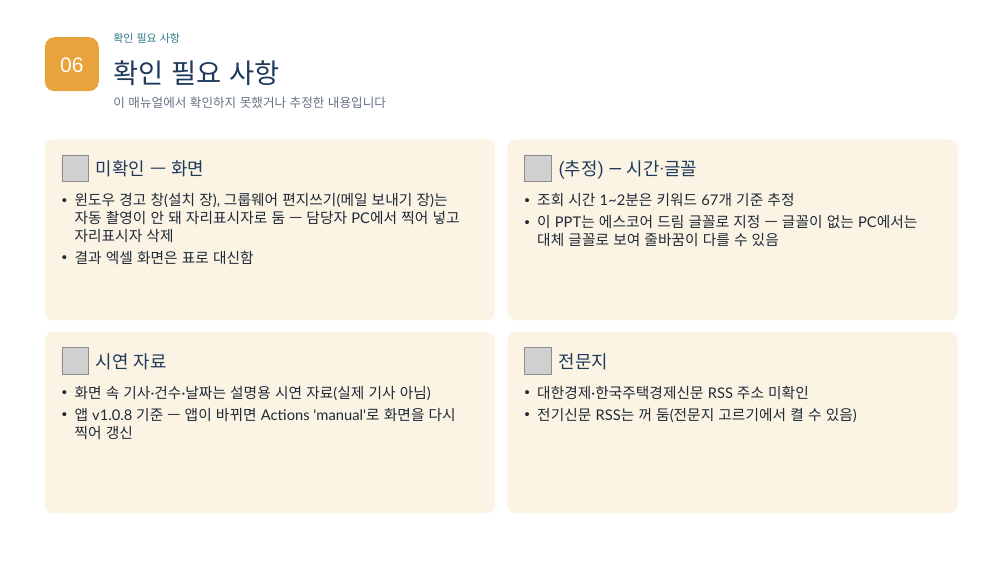
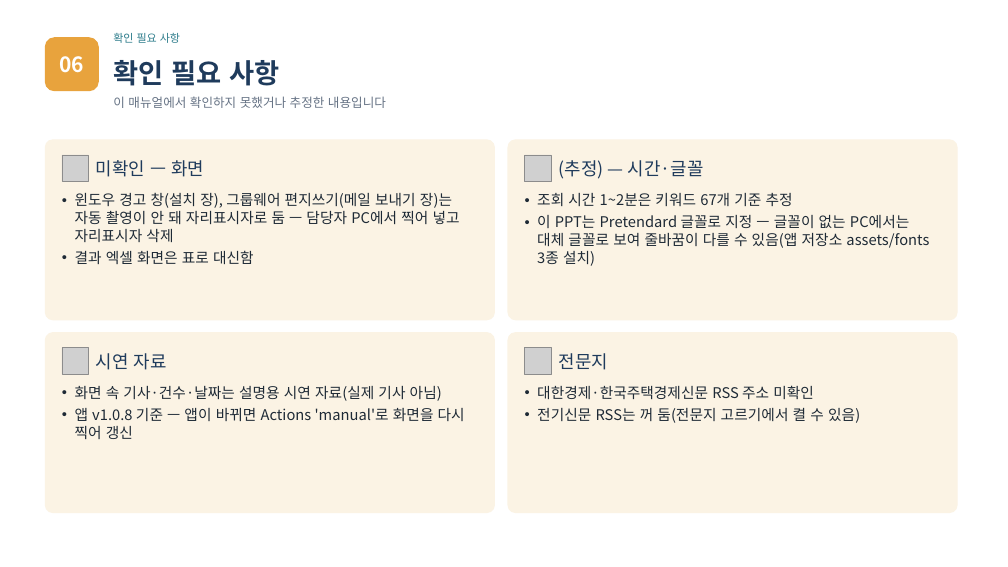
Before and after one commit to kohomkpi-code/news-monitor, a slide deck: slide 22 of docs/manual/2026_KOHOM뉴스룸_사용자매뉴얼_설명자료.pptx. Drawn at 1008x567 pixels with LibreOffice and Linux fonts; fonts in the diff are those of the drawing; grey boxes stand for pictures. Boxes give left, top, right and bottom in pixels: in the first picture for what was removed or moved away, otherwise in the second. Text is boxed around its words. In the diff, an @@ line names an element or a change of style, - is before the commit and + after.

```diff
--- a/docs/manual/2026_KOHOM뉴스룸_사용자매뉴얼_설명자료.pptx
+++ b/docs/manual/2026_KOHOM뉴스룸_사용자매뉴얼_설명자료.pptx
@@ text "06" at [59,56,84,73]: font Arial to Noto Sans CJK KR, bold on @@
@@ text "확인 필요 사항" at [113,60,279,86]: font Arial to Noto Sans CJK KR, bold on @@
@@ text "(추정) — 시간·글꼴" at [559,160,704,179]: font Roboto to Noto Sans CJK KR @@
@@ text at [537,193,793,206]: font Lato to Noto Sans CJK KR in "조회 시간 1~2분은 키워드 67개 기준 추정" @@
@@ text at [537,215,929,266]: text changed; font Lato to Noto Sans CJK KR @@
-• 이 PPT는 에스코어 드림 글꼴로 지정 — 글꼴이 없는 PC에서는 대체 글꼴로 보여 줄바꿈이 다를 수 있음
+• 이 PPT는 Pretendard 글꼴로 지정 — 글꼴이 없는 PC에서는 대체 글꼴로 보여 줄바꿈이 다를 수 있음(앱 저장소 assets/fonts 3종 설치)
@@ font Lato to Noto Sans CJK KR in 3 elements at [75,193,460,264], [75,386,465,439], [537,385,860,423] @@
```
Also in this commit, not shown: 21 other slides changed, 6 other files.
